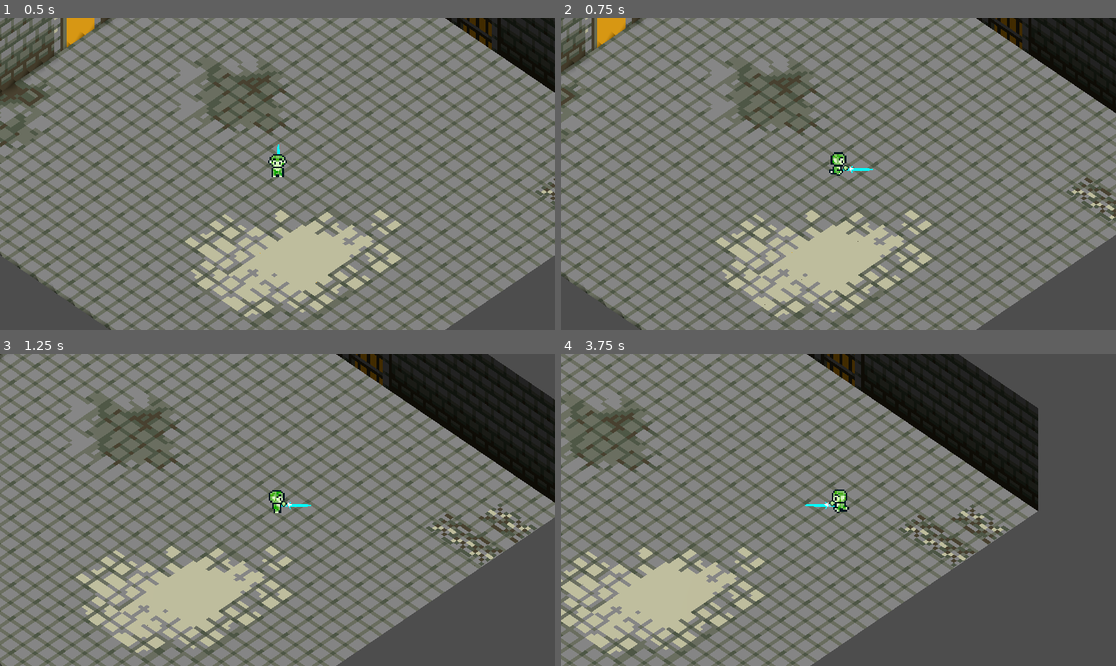
Above: before the commit, frames 1-4 (two rows, left to right).
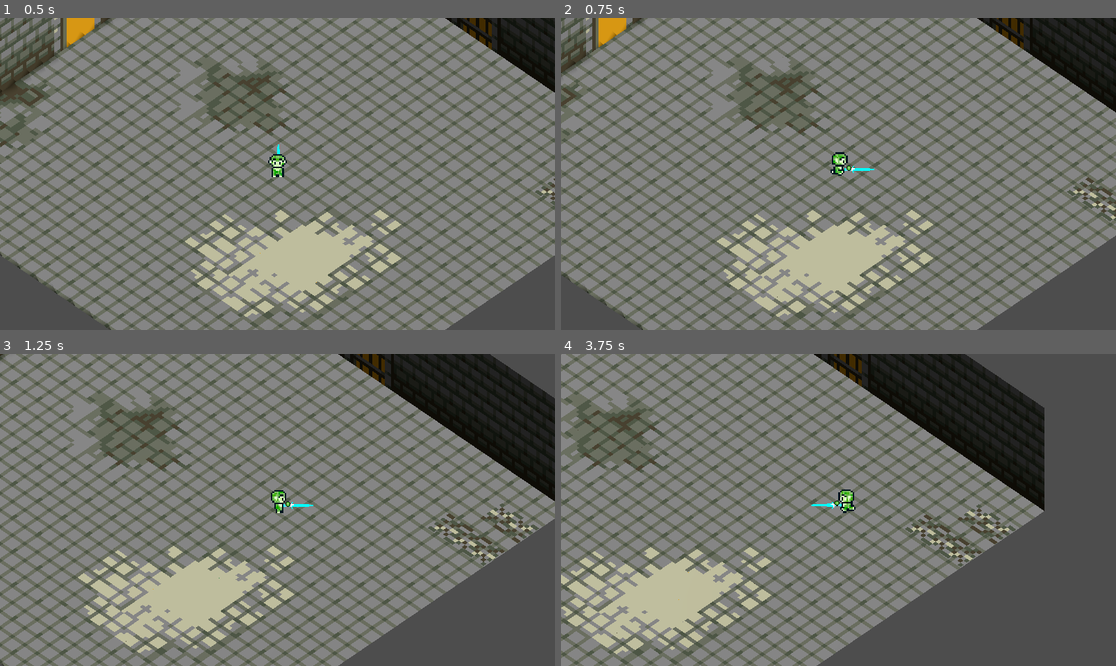
Above: after the commit, the same moments.

Repository: karuBeL/Diplomna
Game: Godot game, scene res://World/level.tscn
Two runs of this game, one before a commit and one after it. Both use one fixed random seed, a clock stepped at 60 frames per second and the inputs below. This scene is started directly instead of the project's main scene.
Inputs (mouse positions are in pixels of both pictures, inside the frame that each line leads up to):
- Up to frame 1 (0.5 s): no input
- Up to frame 2 (0.75 s): tap Enter at 0.5 s; move the mouse to (960, 158) at 0.52 s; hold D (move_right) from 0.53 s (still down); tap 1 (ability_1) at 0.6 s
- Up to frame 3 (1.25 s): keep holding D (move_right)
- Up to frame 4 (3.75 s): move the mouse to (727, 525) at 1.27 s; release D (move_right) at 1.28 s; hold S (move_backward) 1.28-2.03 s; tap one key every 0.75 s from 1.35 s: 2 (ability_2) 3 (ability_3) 1 (ability_1) 2 (ability_2); move the mouse to (894, 441) at 2.02 s; hold D (move_right) 2.03-2.78 s; move the mouse to (810, 572) at 2.77 s; hold W (move_forward) 2.78-3.53 s; move the mouse to (1005, 556) at 3.52 s; hold A (move_left) from 3.53 s (still down)

Frame 1 is identical in both runs. In frame 2, 17% of the frame differs, in the area x 0-100%, y 0-100%; in frame 3, 23%; in frame 4, 43%, in the area x 0-88%, y 0-100%.
Error before the commit: Invalid access to property or key '0' on a base object of type 'Nil'. (res://Entities/Player/player.gd:7)
Error after the commit: Unable to iterate on object of type 'Nil'. (res://Entities/Player/player.gd:12)

Commit message:
Better camera maybe?

Diff:
--- a/Entities/MeleePig/EnemyStates/EnemyIdle.gd
+++ b/Entities/MeleePig/EnemyStates/EnemyIdle.gd
@@ -9,7 +9,7 @@
 	print("inRange")
 	state_machine.transition_to("Pursue")
 
-func enter(msg := {}) -> void:
+func enter(_msg := {}) -> void:
 	anim_tree.set("parameters/idle_pursue_stunned/blend_amount", 0)
 	if !pursue_range.body_entered.is_connected(inRange):
 		pursue_range.body_entered.connect(inRange)
--- a/Entities/Player/Camera/CameraPlayer.gd
+++ b/Entities/Player/Camera/CameraPlayer.gd
@@ -1,22 +1,18 @@
 extends CharacterBody3D
 
-@onready var player = $".."
+@onready var player = $".." as EntityClass
 
 const Kp = 5 #proportional gain
 func _physics_process(_delta):
-	#To get a gradual camera movement towards the player, we use a proportional control algorithm (proportional-integral-derivative method)
 	var distance = global_position.distance_to(Vector3(player.global_position.x, 0, player.global_position.z))
-	velocity = player.get_real_velocity()
-	if distance != 0.0:
-		#The vector that points from the camera to the player
-		var error_vector = Vector3(player.global_position.x - global_position.x, 0.0, player.global_position.z - global_position.z)
-		if (abs(error_vector.x) < 0.01):
-			error_vector.x = 0
 
-		if (abs(error_vector.z) < 0.01):
-			error_vector.z = 0
-
-		var control_output = Kp * (distance) #Using the proportional gain, we can control the desired separation between the two
-		var control_velocity = control_output * (error_vector / distance) #The vector that represents the velocity at which the camera needs to move to close the gap
-		velocity += control_velocity
+	var error_vector = Vector3(player.global_position.x - global_position.x, 0.0, player.global_position.z - global_position.z)
+	if (abs(error_vector.x) < 0.1):
+		error_vector.x = 0
+	if (abs(error_vector.z) < 0.1):
+		error_vector.z = 0
+	var control_output = Kp * distance
+	var control_velocity = control_output * error_vector
+	velocity = control_velocity + player.velocity
+	print(distance)
 	move_and_slide()
--- a/Entities/Player/Camera/camera.gd
+++ b/Entities/Player/Camera/camera.gd
@@ -2,6 +2,5 @@
 
 @onready var camera_player : CharacterBody3D = $"../.."
 
-
-func _physics_process(_delta):
+func _ready():
 	look_at(camera_player.global_position)
--- a/Entities/Player/Camera/camera_player.tscn
+++ b/Entities/Player/Camera/camera_player.tscn
@@ -4,18 +4,18 @@
 [ext_resource type="Script" path="res://Entities/Player/Camera/camera.gd" id="2_1vuli"]
 
 [sub_resource type="BoxShape3D" id="BoxShape3D_t0ise"]
-size = Vector3(12, 0.1, 12)
+size = Vector3(15, 0.1, 15)
 
 [node name="CameraPlayer" type="CharacterBody3D"]
+top_level = true
 collision_layer = 4
 script = ExtResource("1_le078")
 
-[node name="CollisionShape3D2" type="CollisionShape3D" parent="."]
+[node name="CameraCollision" type="CollisionShape3D" parent="."]
+transform = Transform3D(1, 0, 0, 0, 1, 0, 0, 0, 1, 0, 0.176261, 0)
 shape = SubResource("BoxShape3D_t0ise")
 
-[node name="CameraPivot" type="Node3D" parent="."]
-
-[node name="Camera3D" type="Camera3D" parent="CameraPivot"]
+[node name="Camera3D" type="Camera3D" parent="."]
 transform = Transform3D(1, 0, 0, 0, 1, 0, 0, 0, 1, 21.051, 27.539, 21.051)
 projection = 1
 current = true
--- a/Entities/Player/PlayerAbilities/bomb/bomb.gd
+++ b/Entities/Player/PlayerAbilities/bomb/bomb.gd
@@ -28,7 +28,6 @@
 	var raycast_result = space.intersect_ray(ray_query)
 	target_position = raycast_result['position']
 	target_position.y = 0
-	print(target_position)
 
 
 func execute():
--- a/Entities/Player/PlayerAbilities/knockback/knockback.gd
+++ b/Entities/Player/PlayerAbilities/knockback/knockback.gd
@@ -9,7 +9,7 @@
 func _ready():
 	player = get_tree().get_nodes_in_group("player")[0]
 	playerStateMachine = player.get_node("StateMachine")
-	knockback_coll = player.get_node("Knockback")
+	knockback_coll = player.get_node("KnockbackCollision")
 	knockback_anim = player.get_node("AbilityAnimation")
 	timer = $Timer as Timer
 
--- a/Entities/Player/States/DashSlash.gd
+++ b/Entities/Player/States/DashSlash.gd
@@ -1,7 +1,7 @@
 extends PlayerState
 
 @onready var dash_timer : Timer = $"../../DashTimer"
-@onready var collision : Area3D = $"../../DashSlashColl"
+@onready var collision : Area3D = $"../../DashSlashCollision"
 
 var speed_value = 40
 var already_attacked : Dictionary
--- a/Entities/Player/player.gd
+++ b/Entities/Player/player.gd
@@ -1,23 +1,18 @@
 extends EntityClass
+var abilities = []
 
 func _ready():
 	add_to_group("player")
 	speed = 10
 	var ability_names = get_node("/root/PlayerAbilities").get_abilities()
-	load_ability(ability_names[0])
-	load_ability(ability_names[1])
-	load_ability(ability_names[2])
+	load_ability(ability_names)
 	Input.mouse_mode = Input.MOUSE_MODE_VISIBLE
 
-func _physics_process(_delta):
-	if Input.is_action_just_pressed("exit"):
-		get_tree().quit()
-
-
-func load_ability(ability_name : String):
-	if ability_name.is_empty():
-		return
-	var scene = load("res://Entities/Player/PlayerAbilities/" + ability_name + "/" + ability_name + ".tscn")
-	var sceneNode = scene.instantiate()
-	add_child(sceneNode)
-	abilities.append(sceneNode)
+func load_ability(ability_names):
+	for ability_name in ability_names:
+		if ability_name == "":
+			continue
+		var scene = load("res://Entities/Player/PlayerAbilities/" + ability_name + "/" + ability_name + ".tscn") as PackedScene
+		var sceneNode = scene.instantiate()
+		add_child(sceneNode)
+		abilities.append(sceneNode)
--- a/Entities/Player/player.tscn
+++ b/Entities/Player/player.tscn
@@ -15,11 +15,7 @@
 [ext_resource type="PackedScene" uid="uid://dbgj3s33t2y3o" path="res://assets/swordidk.glb" id="14_7nig0"]
 [ext_resource type="Script" path="res://Entities/Player/States/DashSlash.gd" id="14_fkwg3"]
 [ext_resource type="Script" path="res://Entities/Player/States/DashBomb.gd" id="15_ot7af"]
-[ext_resource type="Script" path="res://Entities/Player/Camera/CameraPlayer.gd" id="16_5woo0"]
-[ext_resource type="Script" path="res://Entities/Player/Camera/camera.gd" id="17_311kh"]
-
-[sub_resource type="BoxShape3D" id="BoxShape3D_pb3c2"]
-size = Vector3(1, 1.5, 1)
+[ext_resource type="PackedScene" uid="uid://bm6xinwq74tsg" path="res://Entities/Player/Camera/camera_player.tscn" id="16_yjrqd"]
 
 [sub_resource type="ShaderMaterial" id="ShaderMaterial_anw6g"]
 render_priority = 1
@@ -313,6 +309,9 @@
 "name": &"top_right",
 "speed": 7.0
 }]
+
+[sub_resource type="BoxShape3D" id="BoxShape3D_pb3c2"]
+size = Vector3(1, 1.5, 1)
 
 [sub_resource type="BoxShape3D" id="BoxShape3D_feenn"]
 size = Vector3(4.3, 0.1, 2.3)
@@ -372,9 +371,6 @@
 "knockback": SubResource("Animation_bvcfo")
 }
 
-[sub_resource type="BoxShape3D" id="BoxShape3D_t0ise"]
-size = Vector3(12, 0.1, 12)
-
 [node name="Player" type="CharacterBody3D"]
 collision_layer = 8
 script = ExtResource("1_ikmme")
@@ -384,10 +380,6 @@
 [node name="DashTimer" type="Timer" parent="."]
 wait_time = 0.15
 one_shot = true
-
-[node name="CollisionShape3D" type="CollisionShape3D" parent="."]
-transform = Transform3D(1, 0, 0, 0, 1, 0, 0, 0, 1, 0, 1, 0)
-shape = SubResource("BoxShape3D_pb3c2")
 
 [node name="AnimatedSprite3D" type="AnimatedSprite3D" parent="."]
 transform = Transform3D(1, 0, 0, 0, 1, 0, 0, 0, 1, 0.004, 0.8, -0.001)
@@ -400,6 +392,11 @@
 render_priority = 2
 sprite_frames = SubResource("SpriteFrames_xd6d7")
 animation = &"backward"
+frame_progress = 0.532204
+
+[node name="PlayerCollision" type="CollisionShape3D" parent="."]
+transform = Transform3D(1, 0, 0, 0, 1, 0, 0, 0, 1, 0, 1, 0)
+shape = SubResource("BoxShape3D_pb3c2")
 
 [node name="WeaponCollision" type="ShapeCast3D" parent="." node_paths=PackedStringArray("weapon")]
 shape = SubResource("BoxShape3D_feenn")
@@ -412,18 +409,11 @@
 [node name="Weapon" type="Node3D" parent="."]
 transform = Transform3D(1, 0, 2.98023e-08, 0, 1, 0, -2.98023e-08, 0, 1, 0, 0.718, 0)
 
-[node name="AbilitySpawn" type="Node3D" parent="Weapon"]
-transform = Transform3D(1, 0, 0, 0, 1, 0, 0, 0, 1, -1.20067, 0.416146, -1.33457)
-top_level = true
-
 [node name="Sword" parent="Weapon" instance=ExtResource("14_7nig0")]
 transform = Transform3D(0.707107, -0.707107, 3.09086e-08, 0, -4.37114e-08, -1, 0.707107, 0.707107, -3.09086e-08, -0.825771, -0.249812, -1.07813)
 
-[node name="Hand" type="Node3D" parent="Weapon"]
-transform = Transform3D(1, 0, 0, 0, 1, 0, 0, 0, 1, -0.238615, -0.0100917, -0.529465)
-
-[node name="Sprite3D" type="Sprite3D" parent="Weapon/Hand"]
-transform = Transform3D(1, 0, 0, 0, 1, 0, 0, 0, 1, -0.0934726, -0.0938327, 0.0730022)
+[node name="Hand" type="Sprite3D" parent="Weapon"]
+transform = Transform3D(1, 0, 0, 0, 1, 0, 0, 0, 1, -0.42619, -0.110054, -0.552801)
 pixel_size = 0.05
 billboard = 1
 alpha_cut = 2
@@ -433,12 +423,12 @@
 region_enabled = true
 region_rect = Rect2(72, 51, 7, 7)
 
-[node name="Knockback" type="Area3D" parent="."]
+[node name="KnockbackCollision" type="Area3D" parent="."]
 collision_layer = 0
 collision_mask = 2
 monitorable = false
 
-[node name="KnockbackCollision" type="CollisionShape3D" parent="Knockback"]
+[node name="KnockbackShape" type="CollisionShape3D" parent="KnockbackCollision"]
 shape = SubResource("SphereShape3D_30m38")
 
 [node name="KnockbackSprite" type="Sprite3D" parent="."]
@@ -451,14 +441,14 @@
 vframes = 4
 frame = 18
 
-[node name="DashSlashColl" type="Area3D" parent="."]
+[node name="DashSlashCollision" type="Area3D" parent="."]
 collision_layer = 0
 collision_mask = 2
 input_ray_pickable = false
 monitoring = false
 monitorable = false
 
-[node name="CollisionShape3D" type="CollisionShape3D" parent="DashSlashColl"]
+[node name="DashSlashShape" type="CollisionShape3D" parent="DashSlashCollision"]
 transform = Transform3D(1, 0, 0, 0, 1, 0, 0, 0, 1, 0, 0.942541, 0)
 shape = SubResource("SphereShape3D_7lv4t")
 
@@ -496,20 +486,4 @@
 [node name="DashBomb" type="Node" parent="StateMachine"]
 script = ExtResource("15_ot7af")
 
-[node name="CameraPlayer" type="CharacterBody3D" parent="."]
-top_level = true
-collision_layer = 4
-script = ExtResource("16_5woo0")
-
-[node name="CollisionShape3D2" type="CollisionShape3D" parent="CameraPlayer"]
-transform = Transform3D(1, 0, 0, 0, 1, 0, 0, 0, 1, 0, 1, 0)
-shape = SubResource("BoxShape3D_t0ise")
-
-[node name="CameraPivot" type="Node3D" parent="CameraPlayer"]
-
-[node name="Camera3D" type="Camera3D" parent="CameraPlayer/CameraPivot"]
-transform = Transform3D(1, 0, 0, 0, 1, 0, 0, 0, 1, 21.051, 27.539, 21.051)
-projection = 1
-current = true
-size = 20.0
-script = ExtResource("17_311kh")
+[node name="CameraPlayer" parent="." instance=ExtResource("16_yjrqd")]
--- a/Entities/entity.gd
+++ b/Entities/entity.gd
@@ -3,7 +3,6 @@
 
 var current_health : int = 100
 var speed : int = 5
-var abilities = []
 
 @onready var state_machine = get_node("StateMachine")
 func apply_damage(damage_amount):
--- a/World/level_generation.gd
+++ b/World/level_generation.gd
@@ -51,8 +51,11 @@
 	add_child(room_nodes[room_index])
 	room_index += 1
 
-
 func switch_room():
 	room_nodes[room_index - 1].queue_free()
 	add_child(room_nodes[room_index])
 	room_index += 1
+
+func _physics_process(_delta):
+	if Input.is_action_just_pressed("exit"):
+		get_tree().quit()
Binary file added: Entities/Player/PlayerAbilities/slashbomb/newsword.fbx
Not shown: 1 places in Entities/Player/player.tscn that only renumber resources
Binary file changed: assets/character_sprite_test2.png
